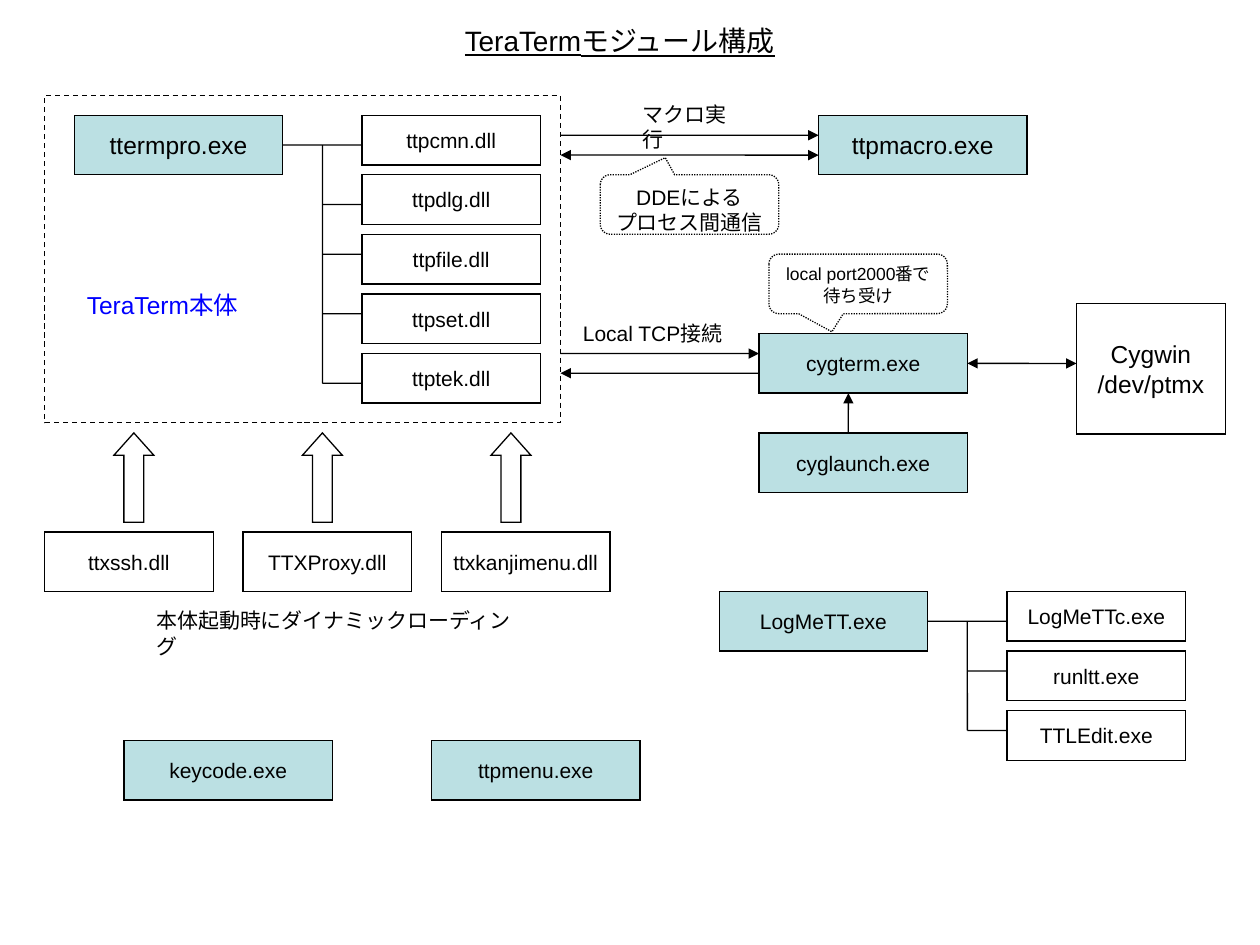
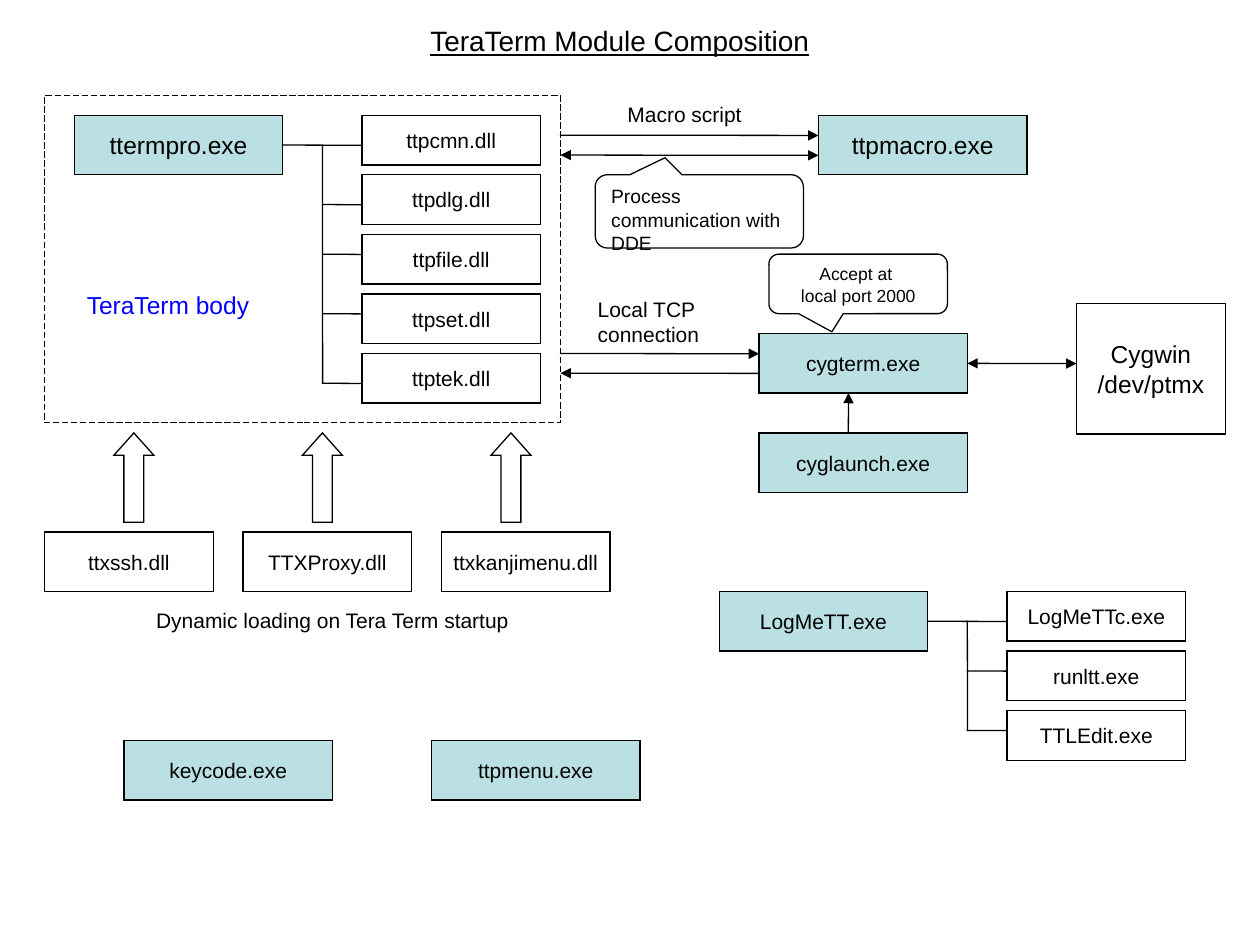
Before and after one commit to TeraTermProject/teraterm, a slide deck: slide 1 of doc/en/html/reference/image/module_relation.ppt. Drawn at 1260x945 pixels with LibreOffice and Linux fonts; fonts in the diff are those of the drawing. Boxes give left, top, right and bottom in pixels: in the first picture for what was removed or moved away, otherwise in the second. Text is boxed around its words. In the diff, an @@ line names an element or a change of style, - is before the commit and + after.

Commit message:
モジュール構成の図を英訳した。 現在、手持ちの環境には Microsoft Office がないので、LibreOffice で編集した。

```diff
--- a/doc/en/html/reference/image/module_relation.ppt
+++ b/doc/en/html/reference/image/module_relation.ppt
@@ title at [430,30,809,57]: text changed @@
-TeraTermモジュール構成
+TeraTerm Module Composition
@@ rectangle at [44,96,559,423]: outline #000000 0.74 pt dashed to #000000 0.74 pt @@
@@ text at [627,106,741,127]: text changed @@
-マクロ実行
+Macro script
@@ rounded speech box "Process communication with DDE": place and size @@
-rounded speech box "Process communication with DDE" at [600,175,779,234]
+rounded speech box "Process communication with DDE" at [595,175,803,248]
@@ rounded speech box "Process communication with DDE" at [595,175,803,248]: outline #000000 0.74 pt dashed to #000000 0.74 pt; proportions changed @@
@@ text in rounded speech box at [611,189,780,250]: text changed; size 12 to 11 pt @@
-DDEによる
-プロセス間通信
+Process communication with DDE
@@ rounded speech box "Accept at" at [769,255,948,314]: outline #000000 0.74 pt dashed to #000000 0.74 pt @@
@@ text in rounded speech box at [801,268,916,306]: text changed @@
-local port2000番で待ち受け
+Accept at
+local port 2000
@@ text at [87,296,249,319]: text changed @@
-TeraTerm本体
+TeraTerm body
@@ text at [598,301,699,343]: text changed @@
-Local TCP接続
+Local TCP connection
@@ text at [156,612,508,633]: text changed @@
-本体起動時にダイナミックローディング
+Dynamic loading on Tera Term startup
```
Also in this commit, not shown: 1 other file.
